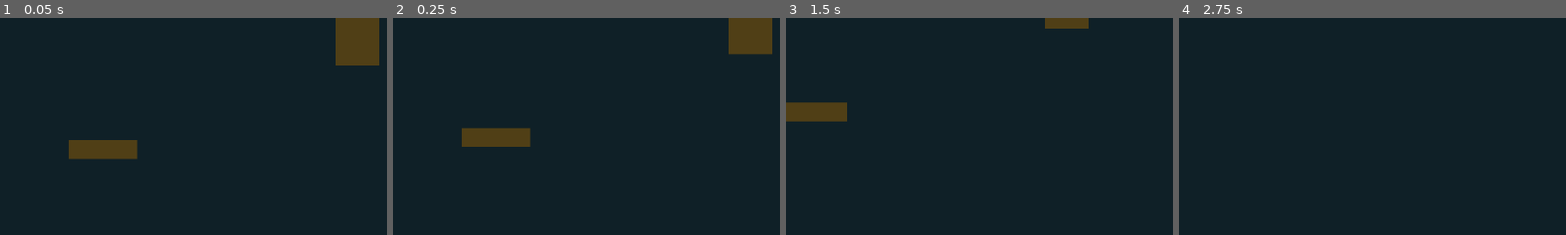
Above: before the commit, frames 1-4 (left to right).
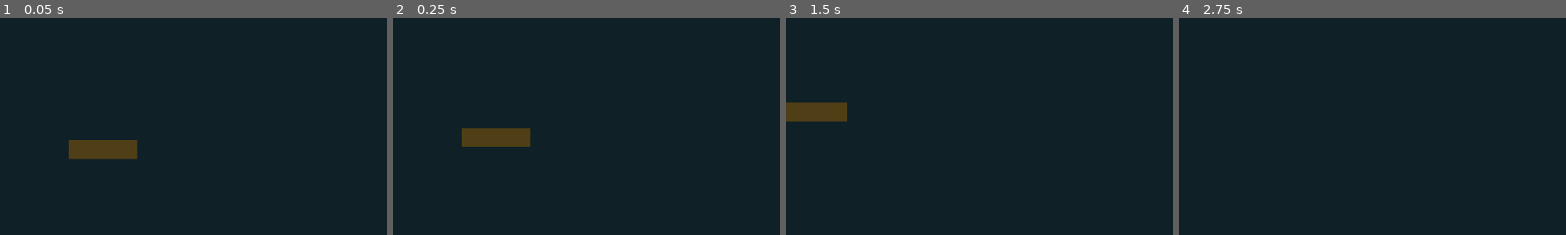
Above: after the commit, the same moments.

Repository: Lukys2/JumpyDumpy
Game: Godot game, scene res://game.tscn
Two runs of this game, one before a commit and one after it. Both use one fixed random seed, a clock stepped at 60 frames per second and the inputs below.
Inputs:
- Up to frame 1 (0.05 s): no input
- Up to frame 2 (0.25 s): no input
- Up to frame 3 (1.5 s): hold D (right) from 0.53 s (still down); tap Space (jump) at 0.77 s
- Up to frame 4 (2.75 s): tap Space (jump) at 1.52 s; release D (right) at 2.03 s; hold A (left) from 2.03 s (still down)
The pictures show only the part of the screen within x 38-88%, y 0-50%; the shares and areas given below are measured in that part.

The runs differ from the first frame. In frame 1, 2.5% of the frame differs, in the area x 86-98%, y 0-22%; in frame 2, 1.9%; in frame 3, 0.6%; in frame 4, nothing differs.

Commit message:
TEST1
Platforma ze zhora posunuta dolů.

Diff:
--- a/game.tscn
+++ b/game.tscn
@@ -393,7 +393,7 @@
 shape = SubResource("RectangleShape2D_7jktm")
 
 [node name="ground14" type="StaticBody2D" parent="GROUND"]
-position = Vector2(1467.0001, -2048)
+position = Vector2(-317.99988, 52)
 scale = Vector2(-0.24298653, 0.90236956)
 metadata/_edit_group_ = true
 
